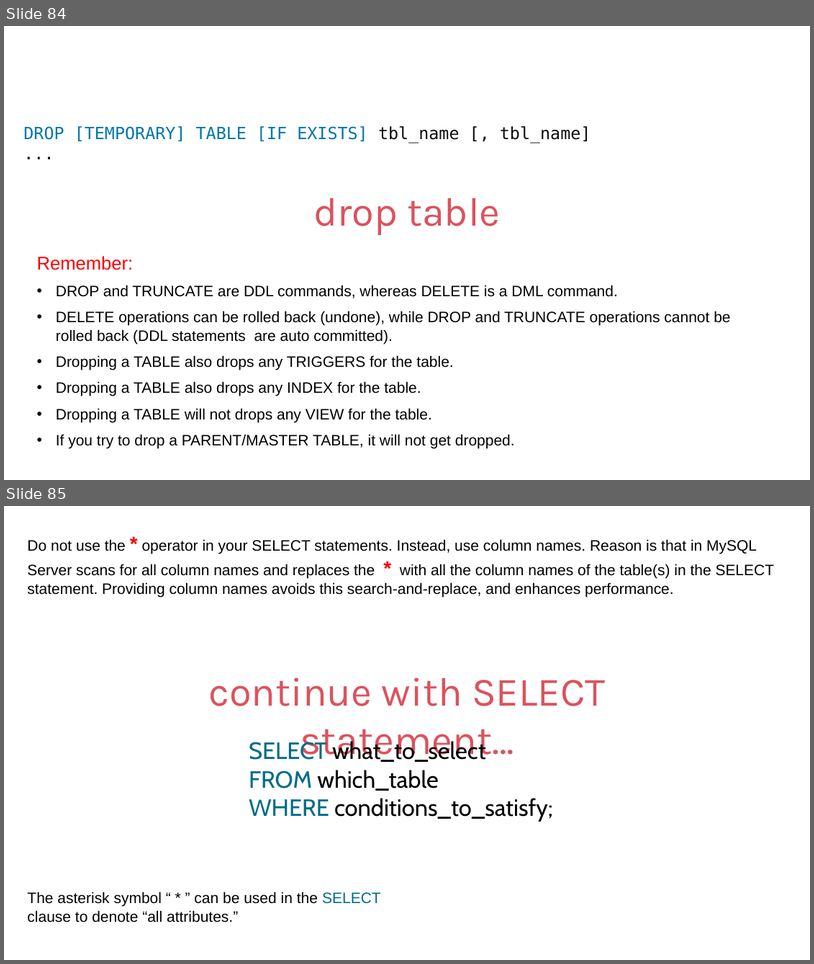
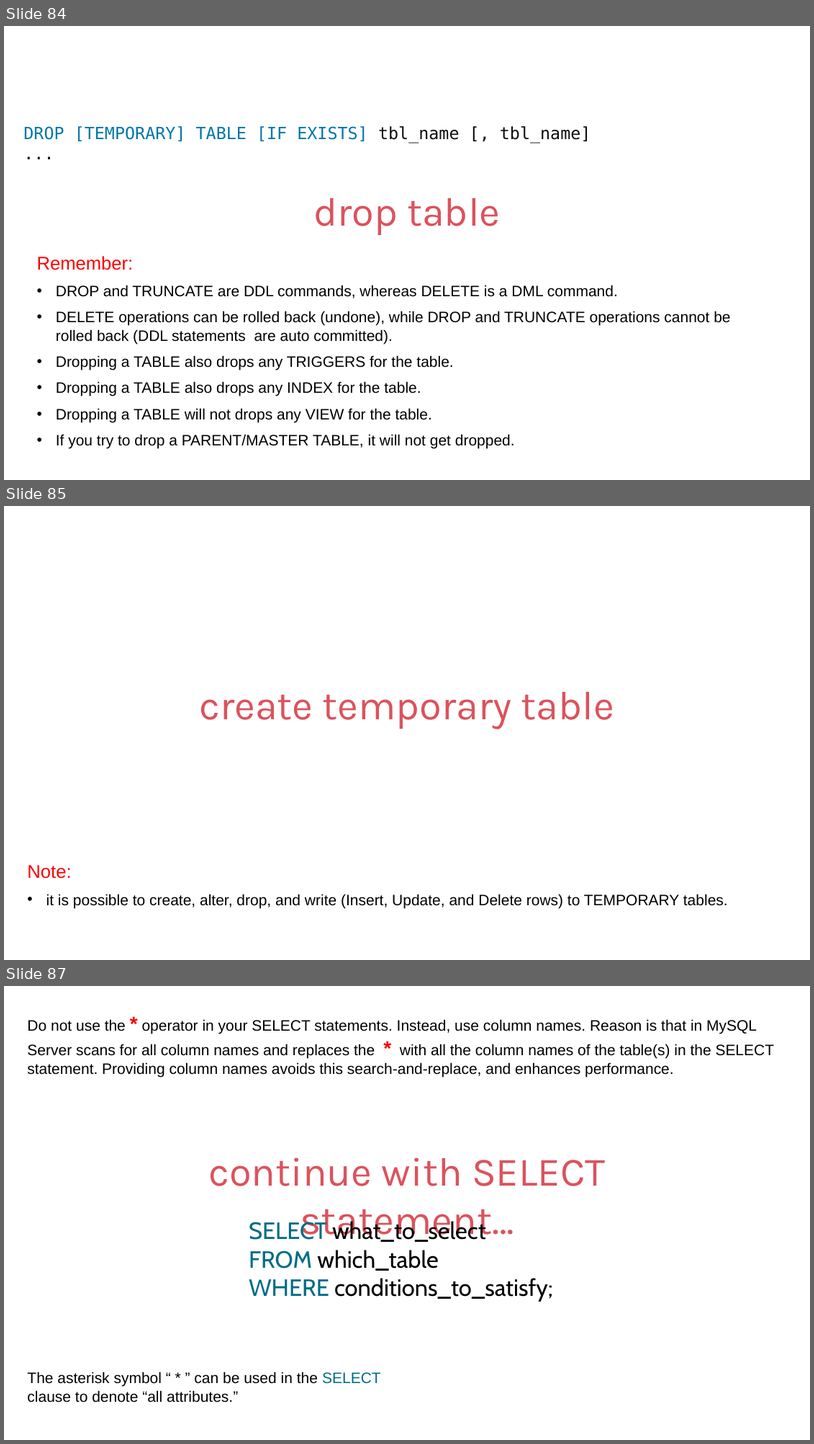
Before and after one commit to Abhis0702/DBT_MySQL, a slide deck: IET MySQL PPT Ver9.pptx. Shown one above the other, each under a label of ours: slides 84 and 85 before the commit, slides 84, 85 and 87 after it; the slides between them are not shown. The pictures are 814x964 and 814x1444 pixels, drawn with LibreOffice and Linux fonts; fonts in the diff are those of the drawing. Boxes give left, top, right and bottom in pixels: in the first picture for what was removed or moved away, otherwise in the second. Text is boxed around its words. In the diff, an @@ line names an element or a change of style, - is before the commit and + after.

```diff
--- a/IET MySQL PPT Ver9.pptx
+++ b/IET MySQL PPT Ver9.pptx
@@ slide 85 added at bbox=[4, 506, 810, 960], background #FFFFFF @@
@@ text added at bbox=[199, 692, 615, 729], 48 pt, text #DC525C @@
+create temporary table
@@ text added at bbox=[27, 865, 728, 908], 18 pt, text #000000 @@
+Note:
+• it is possible to create, alter, drop, and write (Insert, Update, and Delete rows) to TEMPORARY tables.
@@ what was slide 85 is now slide 87 @@
```
Also in this commit, not shown: 4 slides changed, 83 other slides added.
